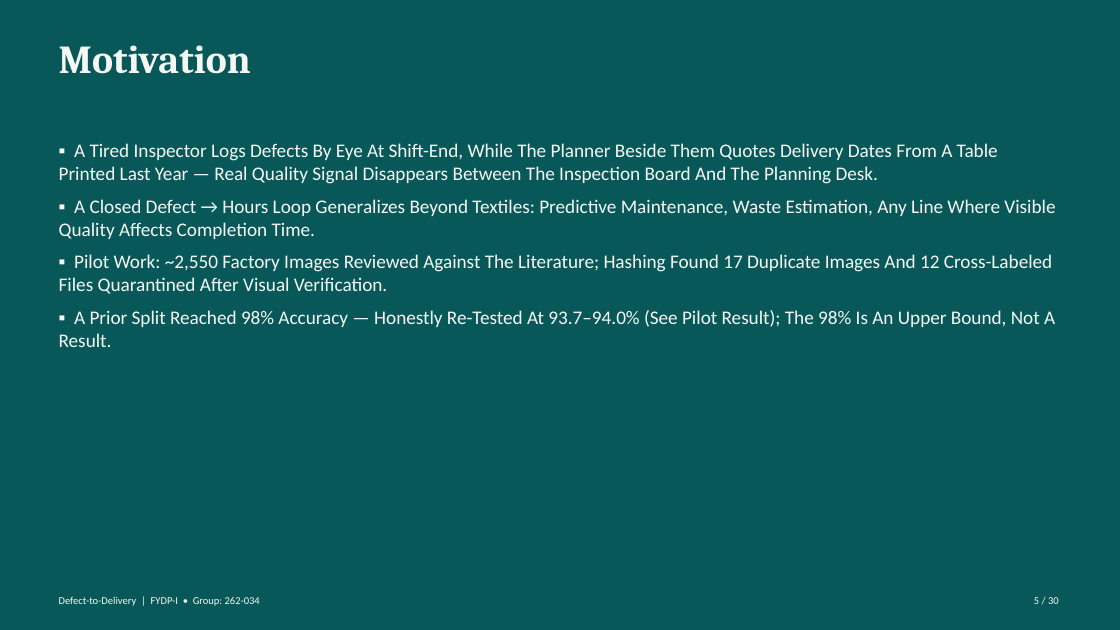
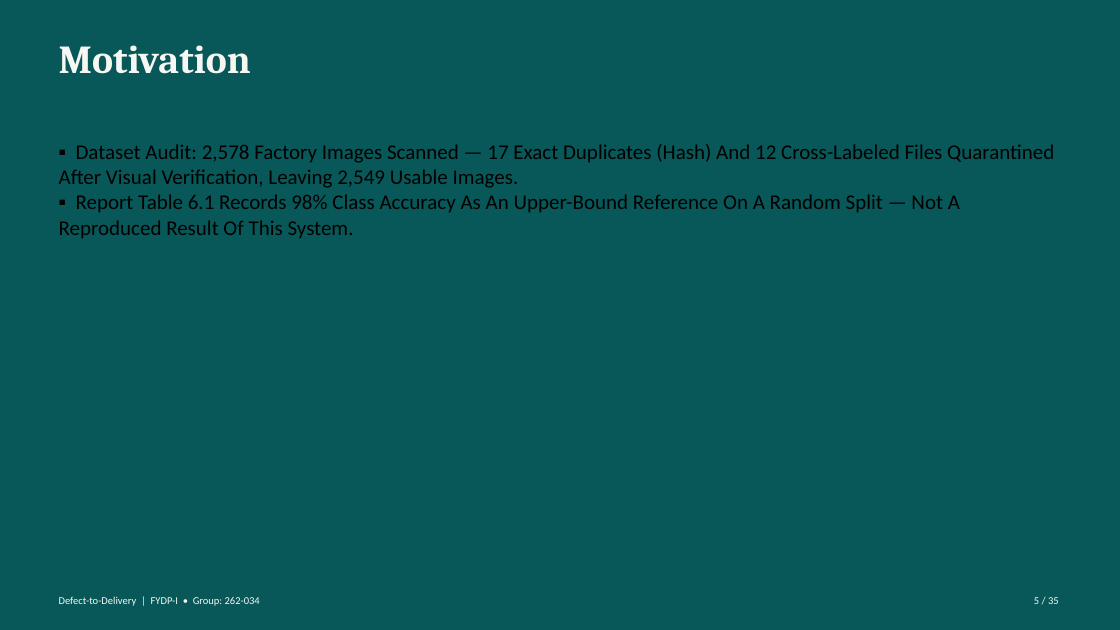
Before and after one commit to labib-ux/FYDP, a slide deck: slide 5 of slides/Defect-to-Delivery_262-034.pptx. Drawn at 1120x630 pixels with LibreOffice and Linux fonts; fonts in the diff are those of the drawing. Boxes give left, top, right and bottom in pixels: in the first picture for what was removed or moved away, otherwise in the second. Text is boxed around its words. In the diff, an @@ line names an element or a change of style, - is before the commit and + after.

```diff
--- a/slides/Defect-to-Delivery_262-034.pptx
+++ b/slides/Defect-to-Delivery_262-034.pptx
@@ text at (59, 144, 1054, 238): text changed; size 16.5 to 18 pt; text colour #F5F7F2 to #000000 @@
-▪ A Tired Inspector Logs Defects By Eye At Shift-End, While The Planner Beside Them Quotes Delivery Dates From A Table Printed Last Year — Real Quality Signal Disappears Between The Inspection Board And The Planning Desk.
-▪ A Closed Defect → Hours Loop Generalizes Beyond Textiles: Predictive Maintenance, Waste Estimation, Any Line Where Visible Quality Affects Completion Time.
-▪ Pilot Work: ~2,550 Factory Images Reviewed Against The Literature; Hashing Found 17 Duplicate Images And 12 Cross-Labeled Files Quarantined After Visual Verification.
-▪ A Prior Split Reached 98% Accuracy — Honestly Re-Tested At 93.7–94.0% (See Pilot Result); The 98% Is An Upper Bound, Not A Result.
+▪ Dataset Audit: 2,578 Factory Images Scanned — 17 Exact Duplicates (Hash) And 12 Cross-Labeled Files Quarantined After Visual Verification, Leaving 2,549 Usable Images.
+▪ Report Table 6.1 Records 98% Class Accuracy As An Upper-Bound Reference On A Random Split — Not A Reproduced Result Of This System.
@@ text at (1034, 597, 1059, 604): text changed @@
-5 / 30
+5 / 35
```
Also in this commit, not shown: 33 other slides changed, 1 slide added, 6 slides removed, 1 other file.
